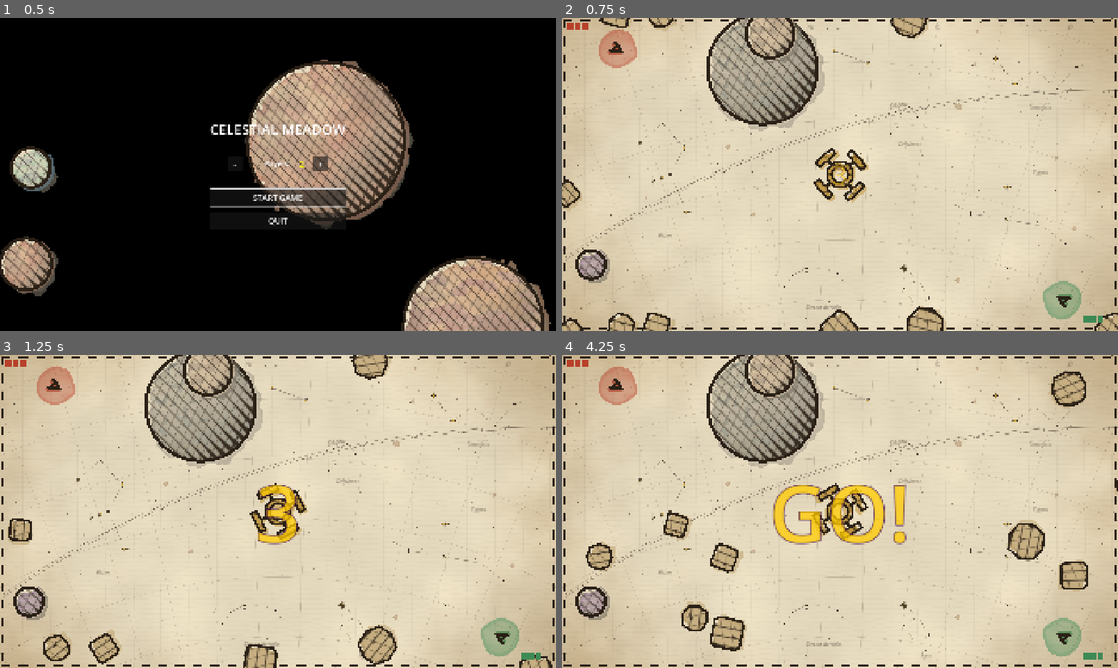
Above: before the commit, frames 1-4 (two rows, left to right).
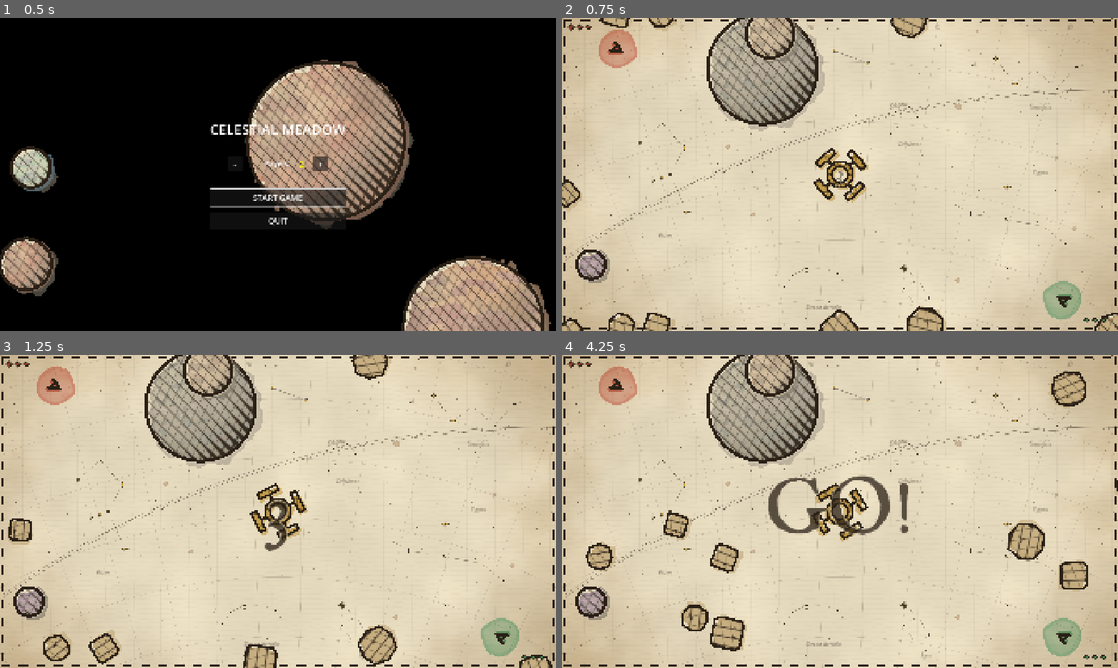
Above: after the commit, the same moments.

Repository: Teeohbee/CelestialMeadow
Game: Godot game, scene res://menu.tscn
The game is run twice, just before and just after one commit, with the same random seed, the same clock (stepped at 60 frames per second) and the same inputs.
Inputs:
- Up to frame 1 (0.5 s): no input
- Up to frame 2 (0.75 s): click "START GAME" at 0.5 s
- Up to frame 3 (1.25 s): no input
- Up to frame 4 (4.25 s): no input

Frame 1 is identical in both runs. In frame 2, 0.3% of the frame differs, in the area x 0-98%, y 1-98%; in frame 3, 1.0%; in frame 4, 3.1%.

Commit message:
feat: star life markers and engraved countdown
Lives show as second-magnitude stars in each player's pigment, and the
countdown is set in IM Fell in ink on a paper outline so it reads on the
pale plate.

Diff:
--- a/countdown.tscn
+++ b/countdown.tscn
@@ -1,6 +1,7 @@
-[gd_scene load_steps=2 format=3 uid="uid://countdown123"]
+[gd_scene load_steps=3 format=3 uid="uid://countdown123"]
 
 [ext_resource type="Script" path="res://countdown.gd" id="1"]
+[ext_resource type="FontFile" path="res://fonts/IMFellEnglish-Regular.ttf" id="2_font"]
 
 [node name="Countdown" type="CanvasLayer"]
 script = ExtResource("1")
@@ -19,8 +20,9 @@
 offset_bottom = 150.0
 grow_horizontal = 2
 grow_vertical = 2
-theme_override_colors/font_color = Color(1, 0.8, 0, 1)
-theme_override_colors/font_outline_color = Color(0.2, 0, 0.3, 1)
+theme_override_colors/font_color = Color(0.165, 0.125, 0.086, 1)
+theme_override_colors/font_outline_color = Color(0.91, 0.863, 0.753, 1)
+theme_override_fonts/font = ExtResource("2_font")
 theme_override_constants/outline_size = 12
 theme_override_font_sizes/font_size = 256
 text = "3"
--- a/hud.gd
+++ b/hud.gd
@@ -1,7 +1,8 @@
 extends CanvasLayer
 
+const LifeStar = preload("res://life_star.gd")
+
 var player_containers: Array = []
-var life_icon_size: int = 20
 var corner_positions: Array = [
 	{"anchor": Control.PRESET_TOP_LEFT, "margin": Vector2(20, 20)},       # Player 0
 	{"anchor": Control.PRESET_BOTTOM_RIGHT, "margin": Vector2(-20, -20)}, # Player 1
@@ -55,7 +56,6 @@
 
 	# Add life icons
 	for i in lives:
-		var icon = ColorRect.new()
-		icon.custom_minimum_size = Vector2(life_icon_size, life_icon_size)
+		var icon = LifeStar.new()
 		icon.color = GameConfig.PLAYER_COLORS[player_number]
 		container.add_child(icon)
--- /dev/null
+++ b/life_star.gd
@@ -0,0 +1,21 @@
+extends Control
+
+## One life in the HUD: a star of the second magnitude, washed in the
+## player's pigment and outlined in ink.
+
+var color: Color = GameConfig.CHART_GOLD
+
+func _ready():
+	custom_minimum_size = Vector2(24, 24)
+
+func _draw():
+	var c = size * 0.5
+	var pts = PackedVector2Array()
+	for i in 16:
+		var r = 3.6
+		if i % 2 == 0:
+			r = 11.5 if (i / 2) % 2 == 0 else 7.5
+		pts.append(c + Vector2.from_angle(-PI * 0.5 + i * PI / 8.0) * r)
+	draw_colored_polygon(pts, color)
+	pts.append(pts[0])
+	draw_polyline(pts, GameConfig.CHART_INK, 1.4, true)
Not shown, added: life_star.gd.uid
